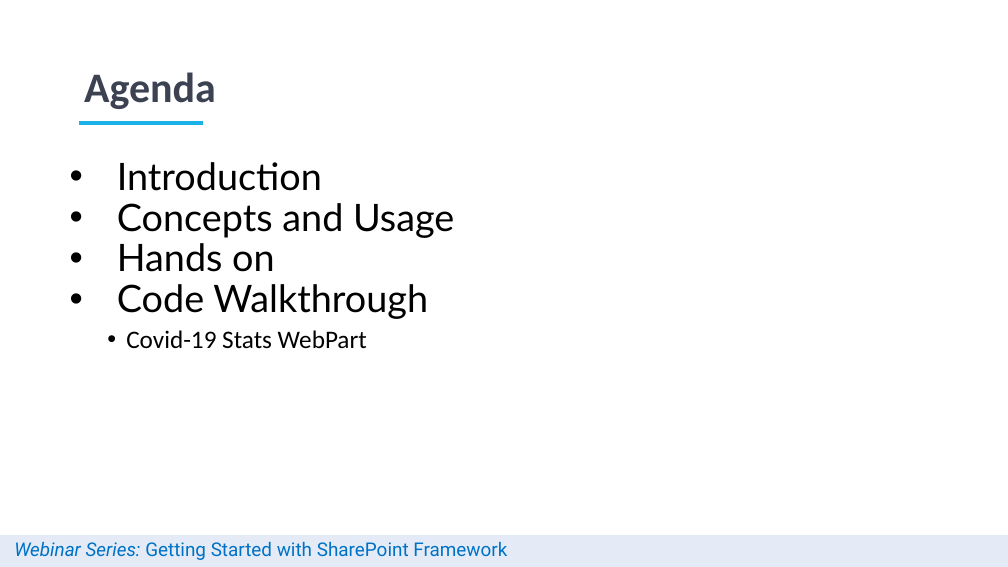
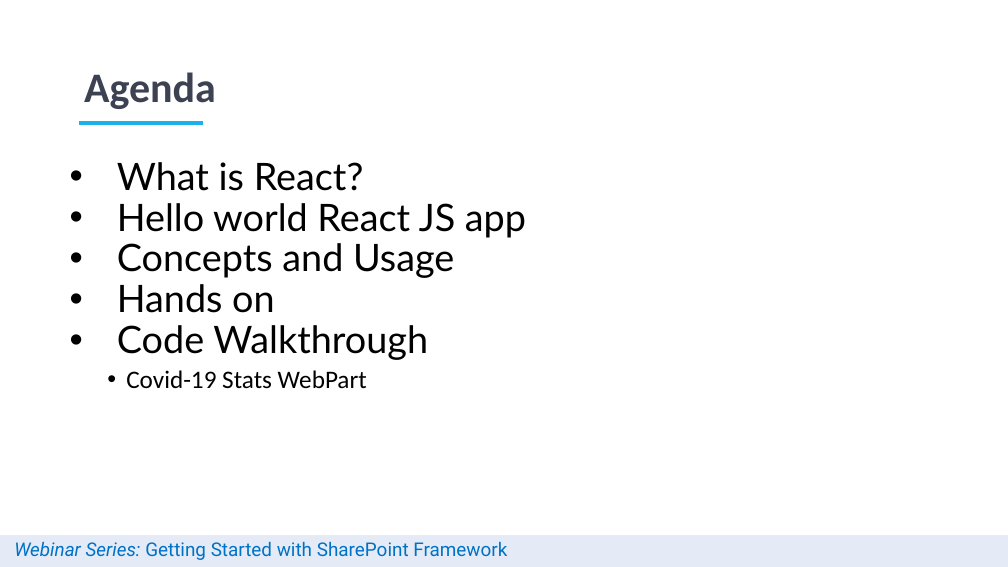
Before and after one commit to siddharth-vaghasia/public-docs, a slide deck: slide 4 of SPFx Webinar - SPFx with React - Siddharth Vaghasia.pptx. Drawn at 1008x567 pixels with LibreOffice and Linux fonts; fonts in the diff are those of the drawing; background and template pictures are left out. Boxes give left, top, right and bottom in pixels: in the first picture for what was removed or moved away, otherwise in the second. Text is boxed around its words. In the diff, an @@ line names an element or a change of style, - is before the commit and + after.

```diff
--- a/SPFx Webinar - SPFx with React - Siddharth Vaghasia.pptx
+++ b/SPFx Webinar - SPFx with React - Siddharth Vaghasia.pptx
@@ text at (117, 162, 526, 238): text changed @@
-• Introduction
+• What is React?
+• Hello world React JS app
```
Also in this commit, not shown: 1 other slide changed.
